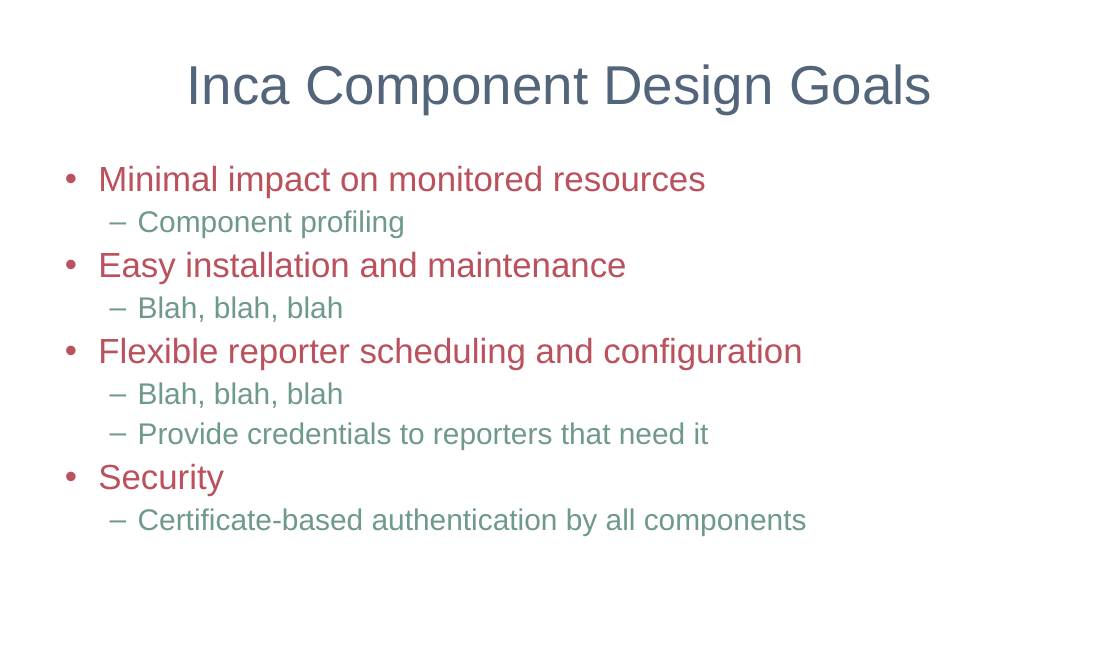
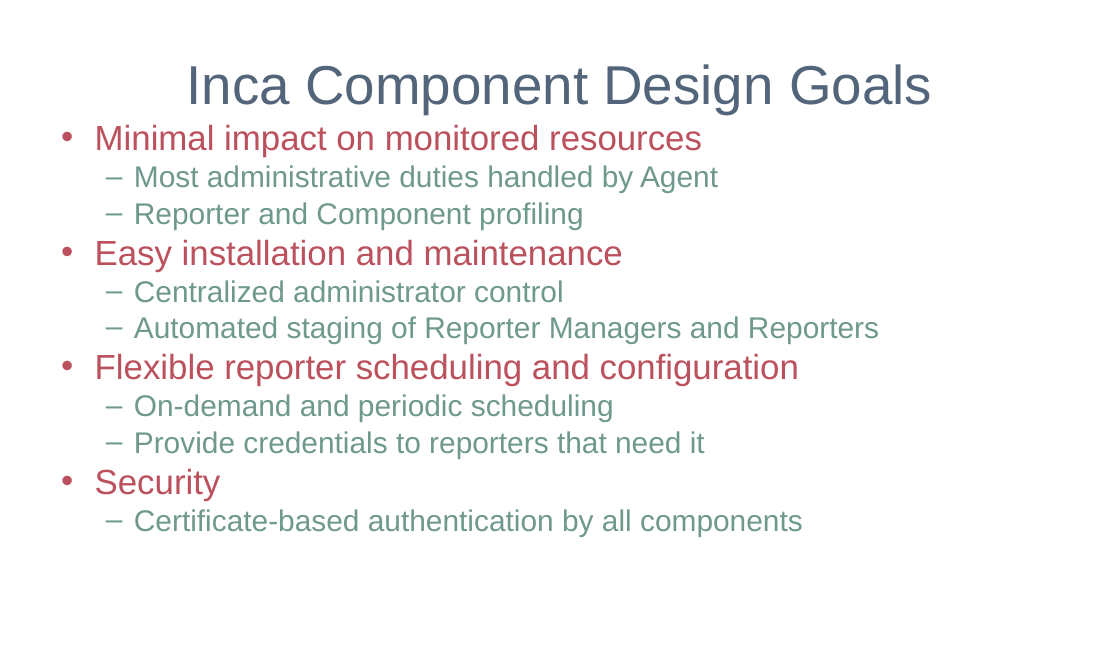
Before and after one commit to IncaProject/inca-xsede, a slide deck: slide 20 of talks/sc06/sc_06.ppt. Drawn at 1120x672 pixels with LibreOffice and Linux fonts; fonts in the diff are those of the drawing; background and template pictures are left out. Boxes give left, top, right and bottom in pixels: in the first picture for what was removed or moved away, otherwise in the second. Text is boxed around its words. In the diff, an @@ line names an element or a change of style, - is before the commit and + after.

```diff
--- a/talks/sc06/sc_06.ppt
+++ b/talks/sc06/sc_06.ppt
@@ text "Minimal impact on monitored resources": place and size @@
-text "Minimal impact on monitored resources" at <box>98,165,807,535</box>
+text "Minimal impact on monitored resources" at <box>95,124,879,536</box>
@@ text at <box>95,124,803,536</box>: line spacing 0.9 to 0.8 @@
@@ text at <box>134,165,718,229</box>: text changed @@
-  – Component profiling
+  – Most administrative duties handled by Agent
+  – Reporter and Component profiling
@@ text at <box>134,280,879,344</box>: text changed @@
-  – Blah, blah, blah
+  – Centralized administrator control
+  – Automated staging of Reporter Managers and Reporters
@@ text at <box>134,394,614,422</box>: text changed @@
-  – Blah, blah, blah
+  – On-demand and periodic scheduling
```
Also in this commit, not shown: 5 other slides changed, 7 slides added, 2 slides removed.
